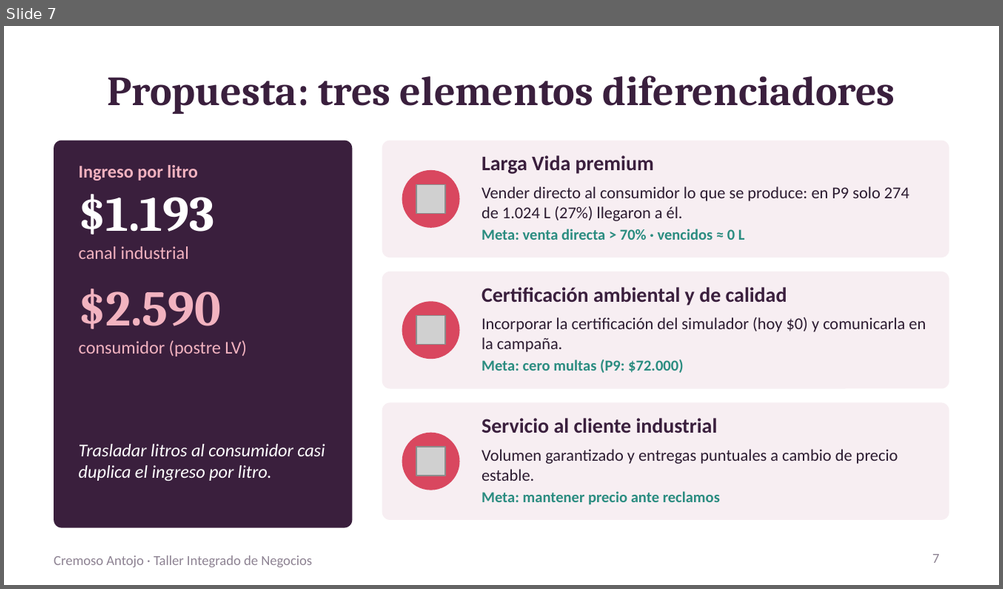
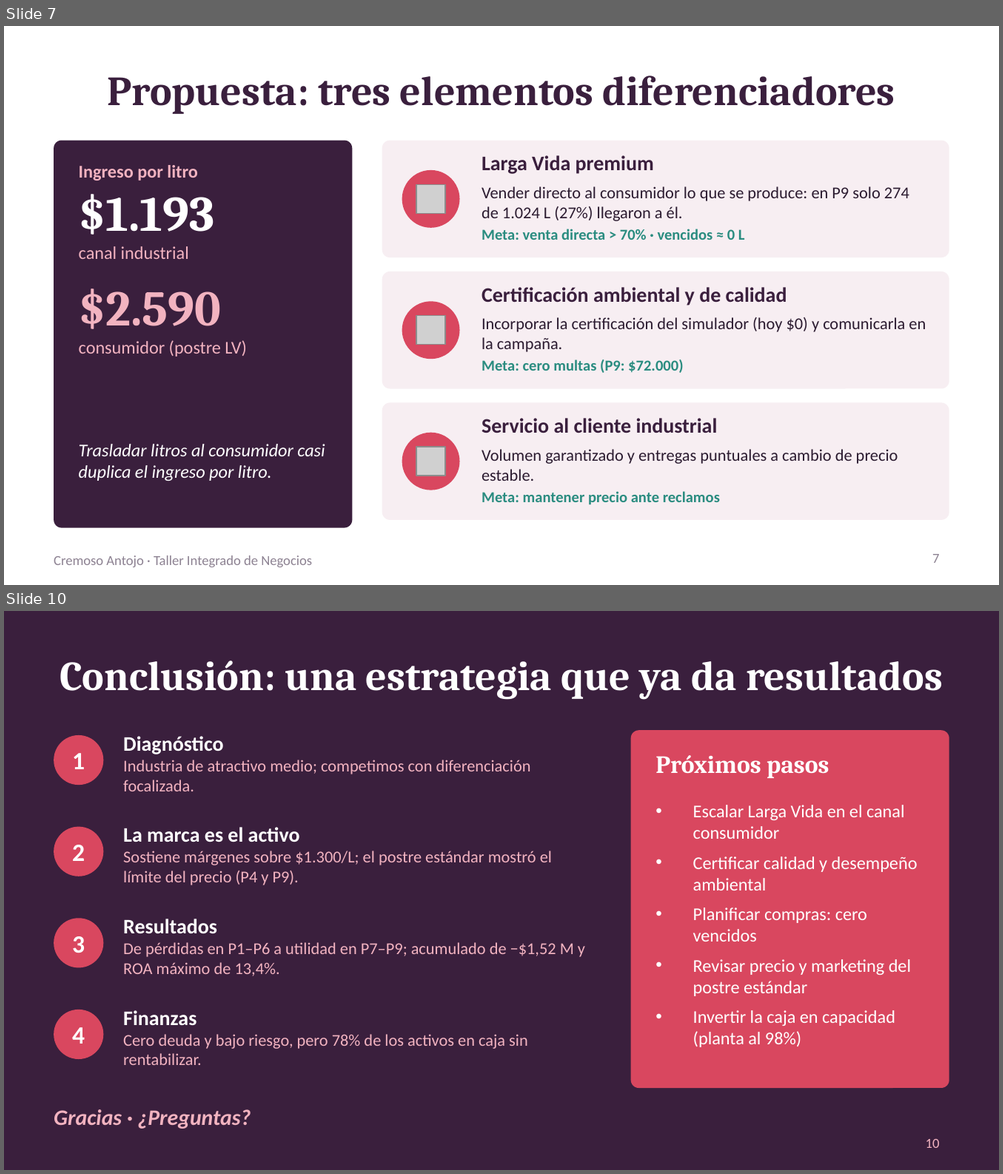
Before and after one commit to alvaroquintero0806-pixel/claude, a slide deck: Presentacion_Cremoso_Antojo.pptx. Shown one above the other, each under a label of ours: slide 7 before the commit, slides 7 and 10 after it; the slides between them are not shown. The pictures are 1003x589 and 1003x1174 pixels, drawn with LibreOffice and Linux fonts; fonts in the diff are those of the drawing; grey boxes stand for pictures. Boxes give left, top, right and bottom in pixels: in the first picture for what was removed or moved away, otherwise in the second. Text is boxed around its words. In the diff, an @@ line names an element or a change of style, - is before the commit and + after.

```diff
--- a/Presentacion_Cremoso_Antojo.pptx
+++ b/Presentacion_Cremoso_Antojo.pptx
@@ slide 10 added at (4,611,999,1170), background #3A1F3D @@
@@ title added at (60,661,942,699), 30 pt, text #FFFFFF, bold @@
+Conclusión: una estrategia que ya da resultados
@@ ellipse added at (54,735,103,785), fill #D9475F @@
@@ text added at (123,736,531,792), 12 pt, text #F2B3C0 @@
+Diagnóstico
+Industria de atractivo medio; competimos con diferenciación focalizada.
@@ rounded rectangle added at (631,730,949,1088), fill #D9475F @@
@@ text added at (72,753,85,769), 18 pt, text #FFFFFF, bold @@
+1
@@ text added at (655,755,828,778), 18 pt, text #FFFFFF, bold @@
+Próximos pasos
@@ text added at (693,805,917,1048), 13 pt, text #FFFFFF @@
+• Escalar Larga Vida en el canal consumidor
+• Certificar calidad y desempeño ambiental
+• Planificar compras: cero vencidos
+• Revisar precio y marketing del postre estándar
+• Invertir la caja en capacidad (planta al 98%)
@@ ellipse added at (54,827,103,877), fill #D9475F @@
@@ text added at (123,827,552,886), 12 pt, text #F2B3C0 @@
+La marca es el activo
+Sostiene márgenes sobre $1.300/L; el postre estándar mostró el límite del precio (P4 y P9).
@@ text added at (72,845,85,861), 18 pt, text #FFFFFF, bold @@
+2
@@ ellipse added at (54,918,103,968), fill #D9475F @@
@@ text added at (72,937,85,953), 18 pt, text #FFFFFF, bold @@
+3
@@ text added at (123,943,585,977), 12 pt, text #F2B3C0 @@
+Resultados
+De pérdidas en P1–P6 a utilidad en P7–P9; acumulado de −$1,52 M y ROA máximo de 13,4%.
@@ ellipse added at (54,1010,103,1059), fill #D9475F @@
@@ text added at (72,1028,85,1044), 18 pt, text #FFFFFF, bold @@
+4
@@ text added at (123,1011,528,1065), 12 pt, text #F2B3C0 @@
+Finanzas
+Cero deuda y bajo riesgo, pero 78% de los activos en caja sin rentabilizar.
@@ text added at (54,1110,251,1129), 16 pt, text #F2B3C0, bold, italic @@
+Gracias · ¿Preguntas?
@@ page number added at (925,1139,939,1148), 10 pt, text #F2B3C0 @@
+10
```
